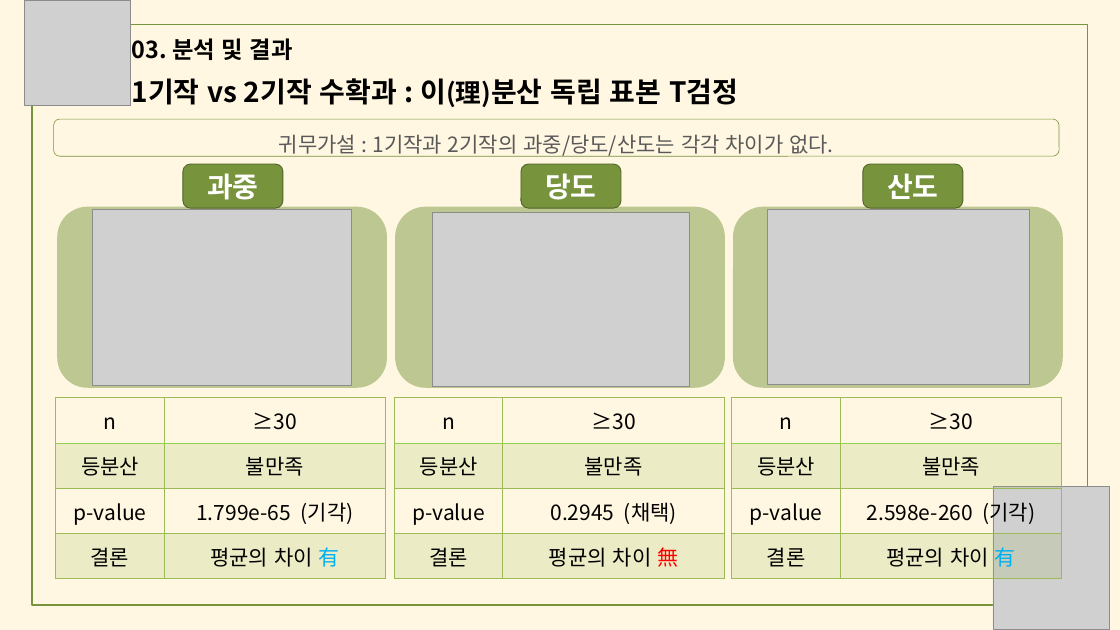
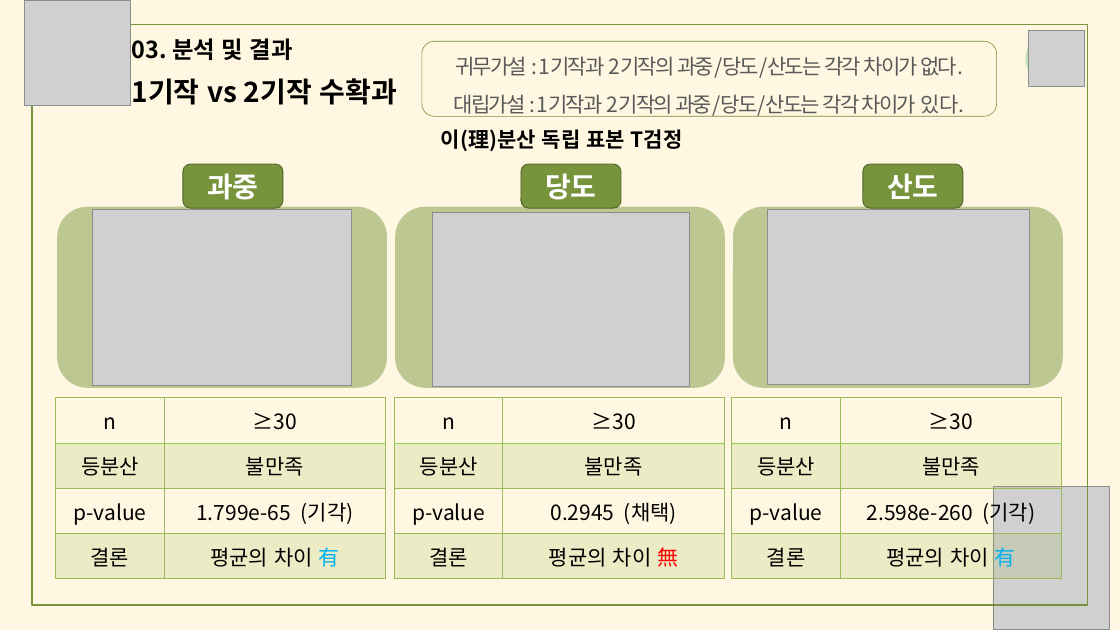
Before and after one commit to meucham11/nong_intern, a slide deck: slide 27 of 경진대회.pptx (slide 28 before the commit). Drawn at 1120x630 pixels with LibreOffice and Linux fonts; fonts in the diff are those of the drawing; grey boxes stand for pictures. Boxes give left, top, right and bottom in pixels: in the first picture for what was removed or moved away, otherwise in the second. Text is boxed around its words. In the diff, an @@ line names an element or a change of style, - is before the commit and + after.

```diff
--- a/경진대회.pptx
+++ b/경진대회.pptx
@@ rounded rectangle "귀무가설 : 1기작과 2기작의 과중/당도/산도는 ...": place and size @@
-rounded rectangle "귀무가설 : 1기작과 2기작의 과중/당도/산도는 ..." at (54, 119, 1060, 156)
+rounded rectangle "귀무가설 : 1기작과 2기작의 과중/당도/산도는 ..." at (422, 41, 996, 116)
@@ text in rounded rectangle at (455, 56, 963, 78): letter spacing 0 to -1.5 pt in "귀무가설 : 1기작과 2기작의 과중/당도/산도는 각각 차이가 ..." @@
@@ freeform shape added at (1026, 30, 1082, 87), fill #C5E0B4 @@
@@ picture added at (1028, 30, 1085, 87) @@
@@ text at (132, 78, 397, 105): text changed @@
-1기작 vs 2기작 수확과 : 이(理)분산 독립 표본 T검정
+1기작 vs 2기작 수확과
@@ text in rounded rectangle at (454, 94, 964, 117): paragraph added @@
+대립가설 : 1기작과 2기작의 과중/당도/산도는 각각 차이가 있다.
@@ text added at (441, 129, 683, 151), 18 pt, text #000000, bold @@
+이(理)분산 독립 표본 T검정
```
Also in this commit, not shown: 25 other slides changed, 1 slide removed.
